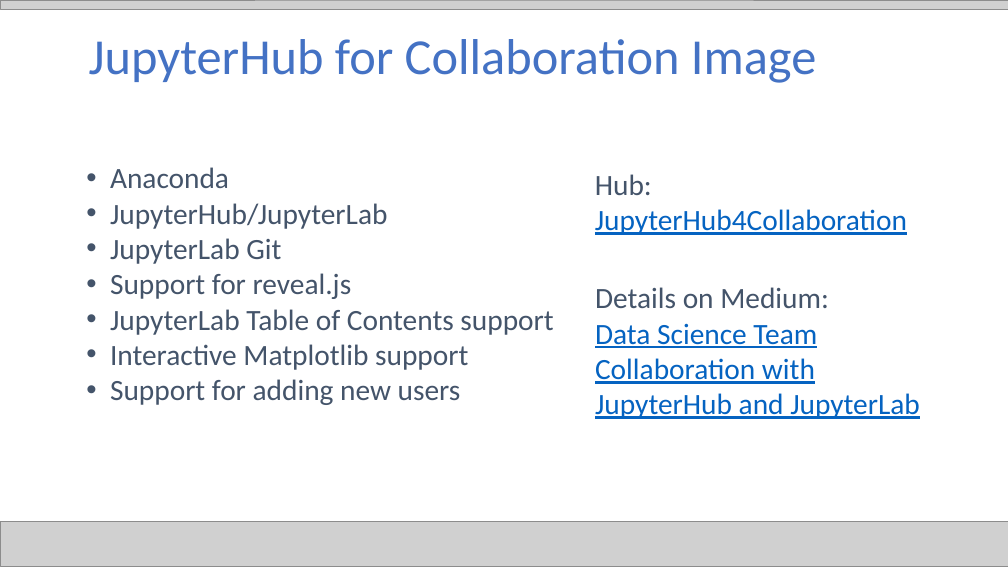
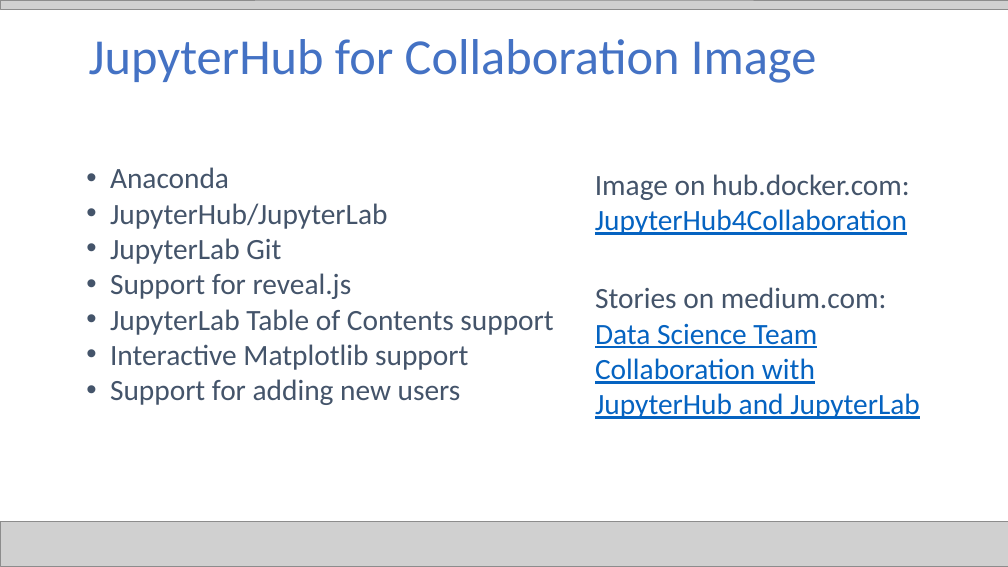
Before and after one commit to jgunderson/presentations, a slide deck: slide 14 of JupyterHub Collaboration.pptx (slide 13 before the commit). Drawn at 1008x567 pixels with LibreOffice and Linux fonts; fonts in the diff are those of the drawing; grey boxes stand for pictures. Boxes give left, top, right and bottom in pixels: in the first picture for what was removed or moved away, otherwise in the second. Text is boxed around its words. In the diff, an @@ line names an element or a change of style, - is before the commit and + after.

```diff
--- a/JupyterHub Collaboration.pptx
+++ b/JupyterHub Collaboration.pptx
@@ text at (595,174,910,200): text changed @@
-Hub:
+Image on hub.docker.com:
@@ text at (595,287,886,308): text changed @@
-Details on Medium:
+Stories on medium.com:
```
Also in this commit, not shown: 13 other slides changed, 4 slides added, 1 slide removed.
